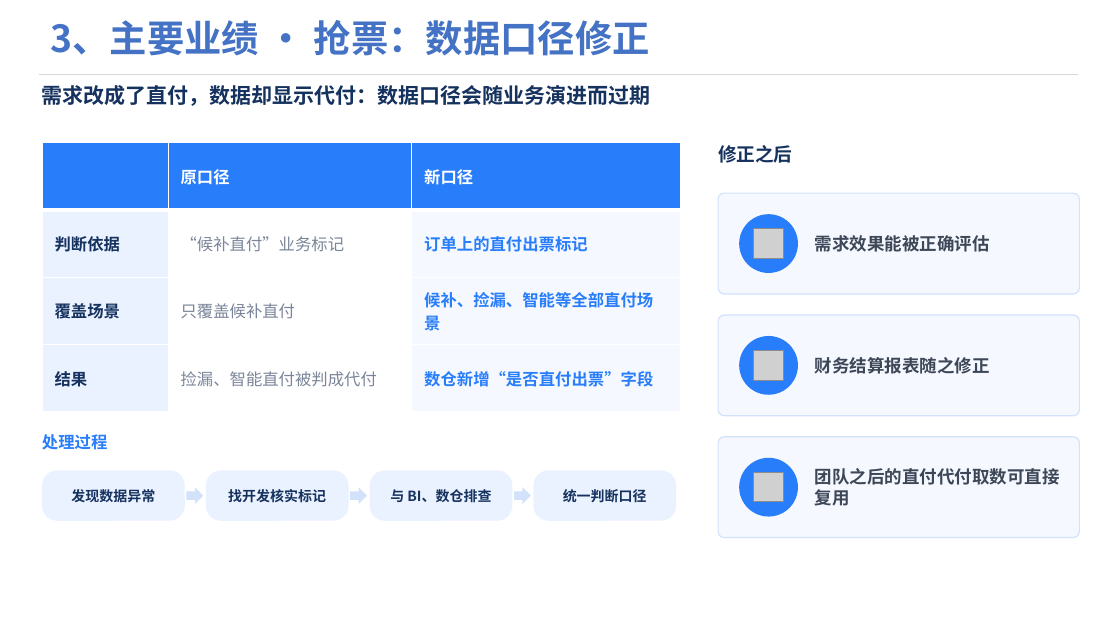
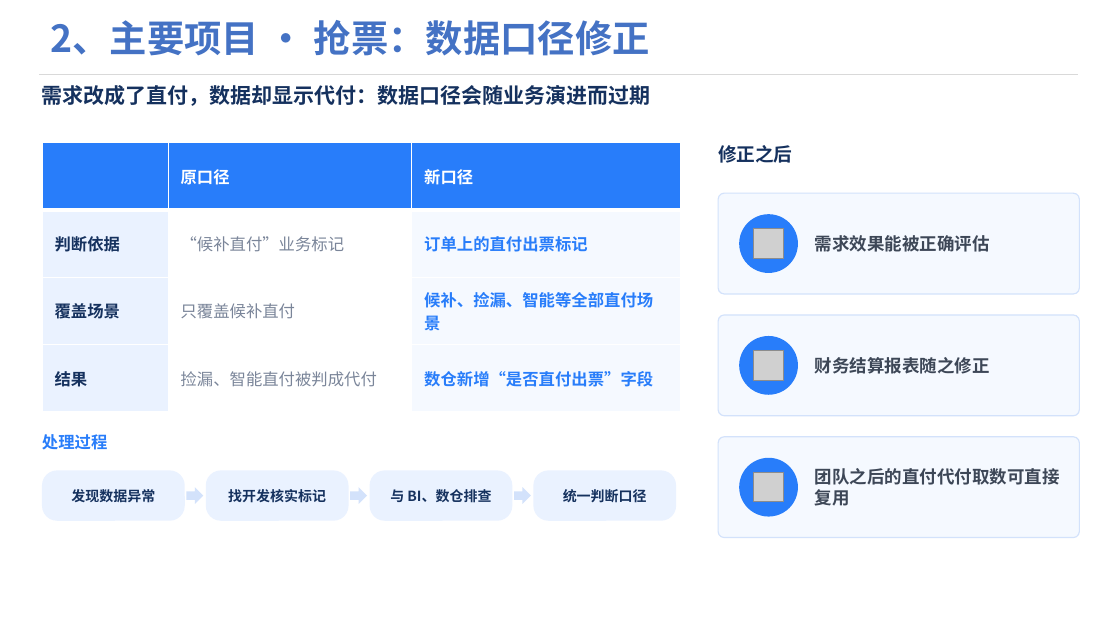
Before and after one commit to Wennie006/AI-myself, a slide deck: slide 9 of 答辩PPT.pptx (slide 10 before the commit). Drawn at 1120x630 pixels with LibreOffice and Linux fonts; fonts in the diff are those of the drawing; grey boxes stand for pictures; background and template pictures are left out. Boxes give left, top, right and bottom in pixels: in the first picture for what was removed or moved away, otherwise in the second. Text is boxed around its words. In the diff, an @@ line names an element or a change of style, - is before the commit and + after.

```diff
--- a/答辩PPT.pptx
+++ b/答辩PPT.pptx
@@ text at [50,20,650,56]: text changed @@
-3、主要业绩 · 抢票：数据口径修正
+2、主要项目 · 抢票：数据口径修正
```
Also in this commit, not shown: 9 other slides changed, 1 slide removed.
